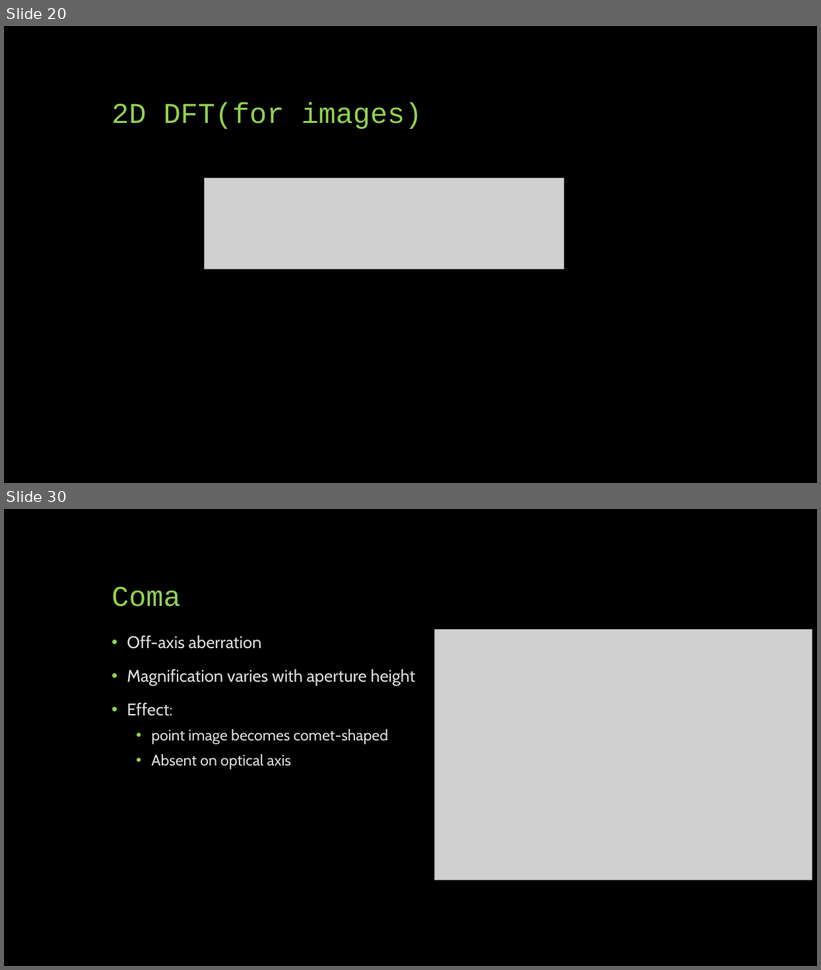
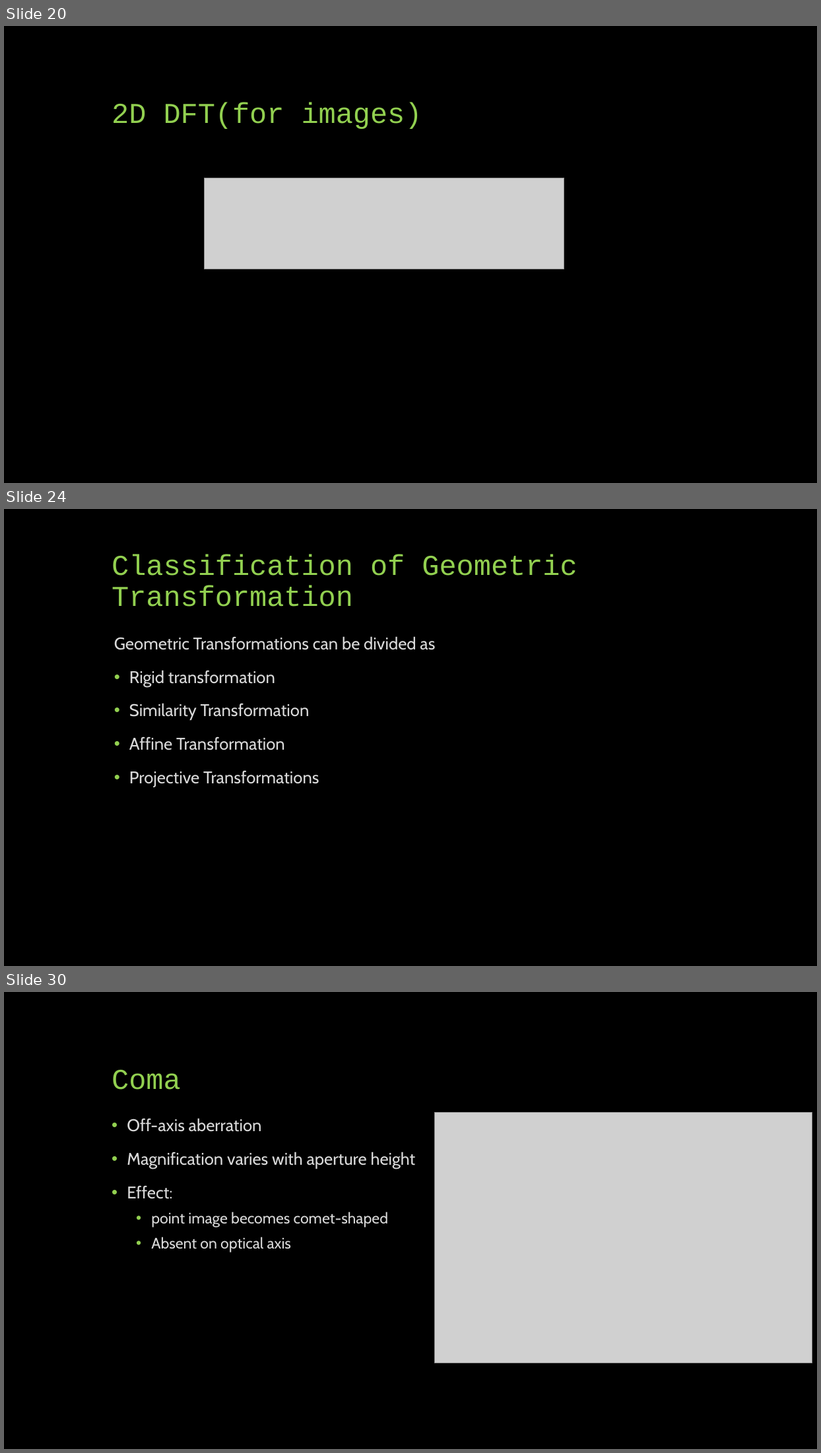
Before and after one commit to SreejithRajan-Lab/Computer-Vision, a slide deck: Presentations/Computer Vision – Module 2.pptx. Shown one above the other, each under a label of ours: slides 20 and 30 before the commit, slides 20, 24 and 30 after it; the slides between them are not shown. The pictures are 821x970 and 821x1453 pixels, drawn with LibreOffice and Linux fonts; fonts in the diff are those of the drawing; grey boxes stand for pictures. Boxes give left, top, right and bottom in pixels: in the first picture for what was removed or moved away, otherwise in the second. Text is boxed around its words. In the diff, an @@ line names an element or a change of style, - is before the commit and + after.

```diff
--- a/Presentations/Computer Vision – Module 2.pptx
+++ b/Presentations/Computer Vision – Module 2.pptx
@@ slide 24 added at (4,509,817,966), background #000000 @@
@@ title added at (112,554,577,607), 34 pt, text #92D050 @@
+Classification of Geometric Transformation
@@ text added at (114,636,435,788), 20 pt, text #D9D9D9 @@
+Geometric Transformations can be divided as
+• Rigid transformation
+• Similarity Transformation
+• Affine Transformation
+• Projective Transformations
```
Also in this commit, not shown: 8 other slides added, 9 slides removed, 1 other file.
